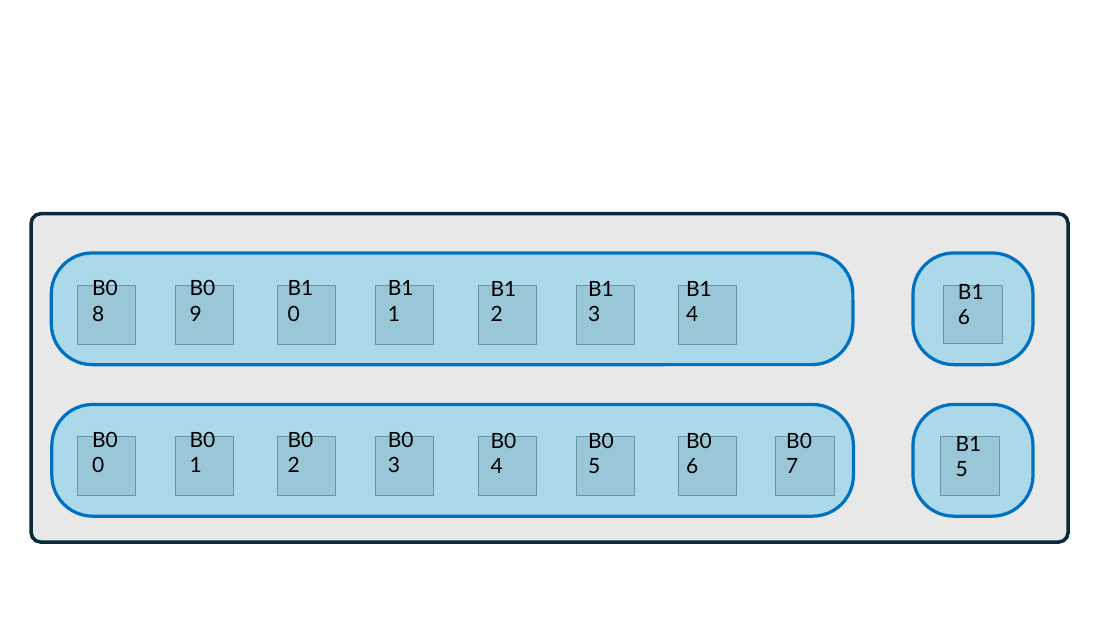
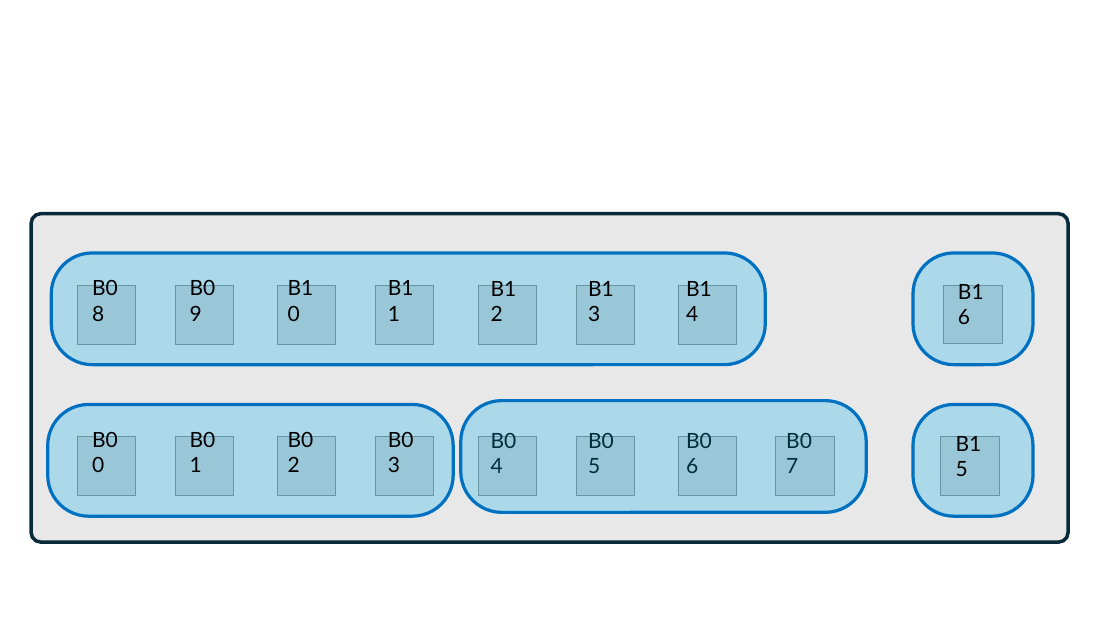
Before and after one commit to geraintpalmer/bed_moves_policy, a slide deck: slide 5 of images/icu.pptx. Drawn at 1120x630 pixels with LibreOffice and Linux fonts; fonts in the diff are those of the drawing; grey boxes stand for pictures. Boxes give left, top, right and bottom in pixels: in the first picture for what was removed or moved away, otherwise in the second. Text is boxed around its words. In the diff, an @@ line names an element or a change of style, - is before the commit and + after.

```diff
--- a/images/icu.pptx
+++ b/images/icu.pptx
@@ rounded rectangle: place and size @@
-rounded rectangle at bbox=[51, 253, 853, 365]
+rounded rectangle at bbox=[51, 253, 765, 365]
@@ rounded rectangle: place and size @@
-rounded rectangle at bbox=[52, 404, 854, 516]
+rounded rectangle at bbox=[48, 404, 454, 516]
@@ rounded rectangle added at bbox=[461, 401, 867, 513], fill #00B0F0 at 26% opacity, outline #0070C0 2.75 pt @@
```
Also in this commit, not shown: 2 other slides changed, 1 slide added, 6 other files.
